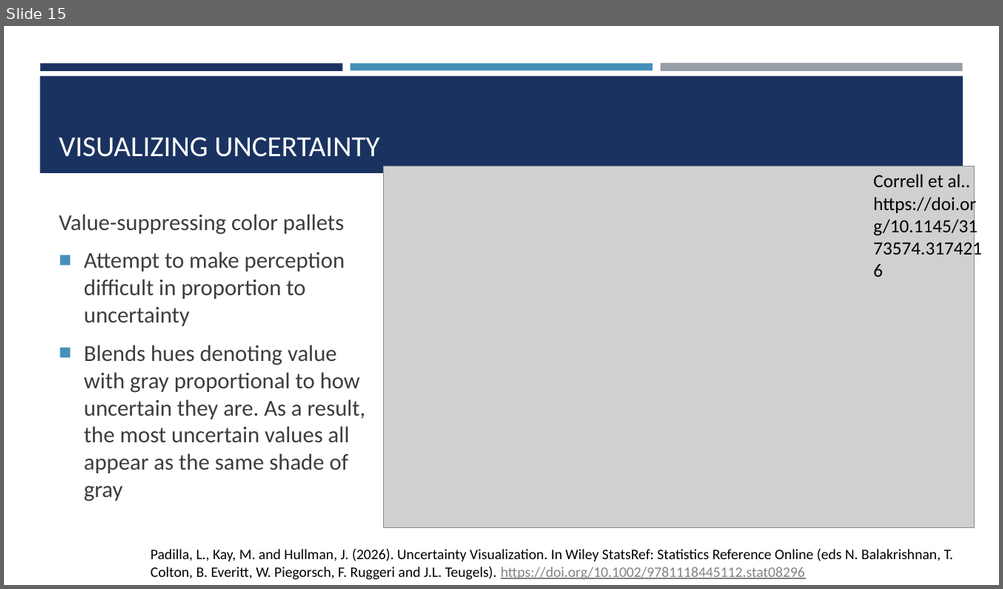
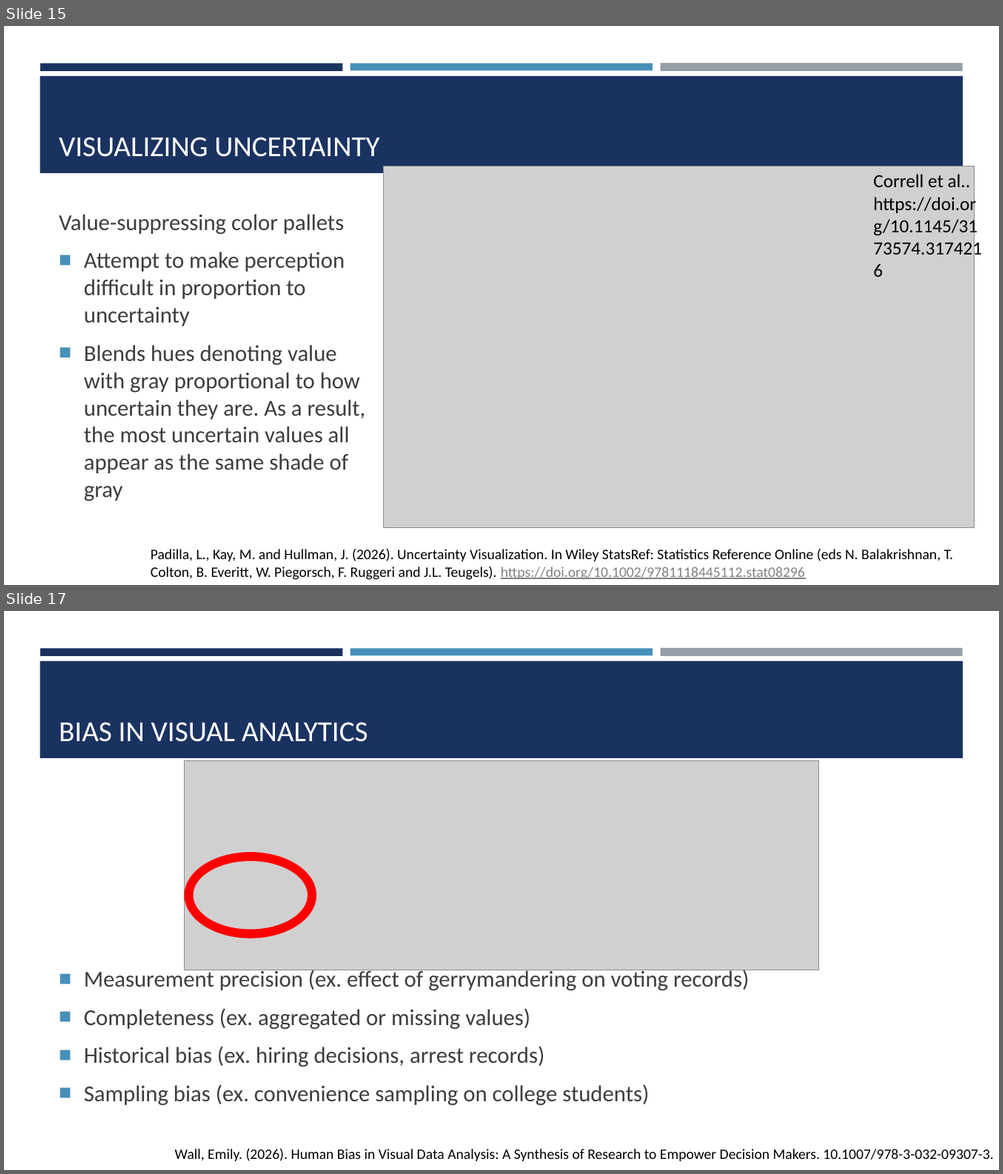
Before and after one commit to amosca01/SDS-CSC235, a slide deck: slides/11-uncertainty-bias.pptx. Shown one above the other, each under a label of ours: slide 15 before the commit, slides 15 and 17 after it; the slides between them are not shown. The pictures are 1003x589 and 1003x1174 pixels, drawn with LibreOffice and Linux fonts; fonts in the diff are those of the drawing; grey boxes stand for pictures. Boxes give left, top, right and bottom in pixels: in the first picture for what was removed or moved away, otherwise in the second. Text is boxed around its words. In the diff, an @@ line names an element or a change of style, - is before the commit and + after.

```diff
--- a/slides/11-uncertainty-bias.pptx
+++ b/slides/11-uncertainty-bias.pptx
@@ slide 17 added at [4,611,999,1170], background #FFFFFF; not listed: 4 template elements that a slide beside it also shows @@
@@ title added at [59,722,368,742], 28 pt, text #FFFFFF @@
+BIAS IN VISUAL ANALYTICS
@@ picture added at [185,761,819,971] @@
@@ donut added at [185,852,316,939], fill #FF0000 @@
@@ text added at [84,968,748,1106], 22 pt, text #3D3D3D @@
+■ Measurement precision (ex. effect of gerrymandering on voting records)
+■ Completeness (ex. aggregated or missing values)
+■ Historical bias (ex. hiring decisions, arrest records)
+■ Sampling bias (ex. convenience sampling on college students)
@@ text added at [175,1149,993,1162], 14 pt, text #000000 @@
+Wall, Emily. (2026). Human Bias in Visual Data Analysis: A Synthesis of Research to Empower Decision Makers. 10.1007/978-3-032-09307-3.
```
Also in this commit, not shown: 11 other slides added, 14 other files.
